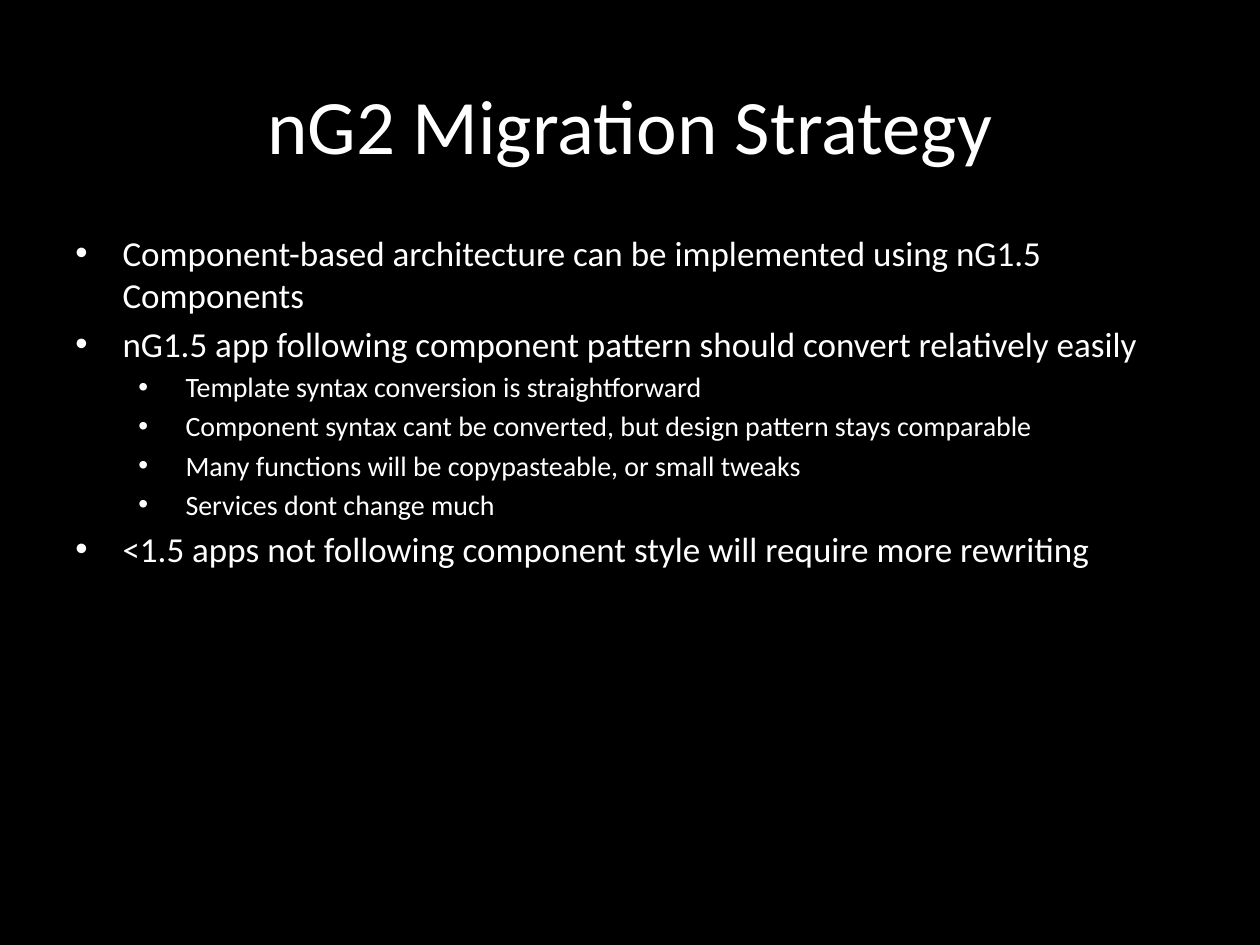
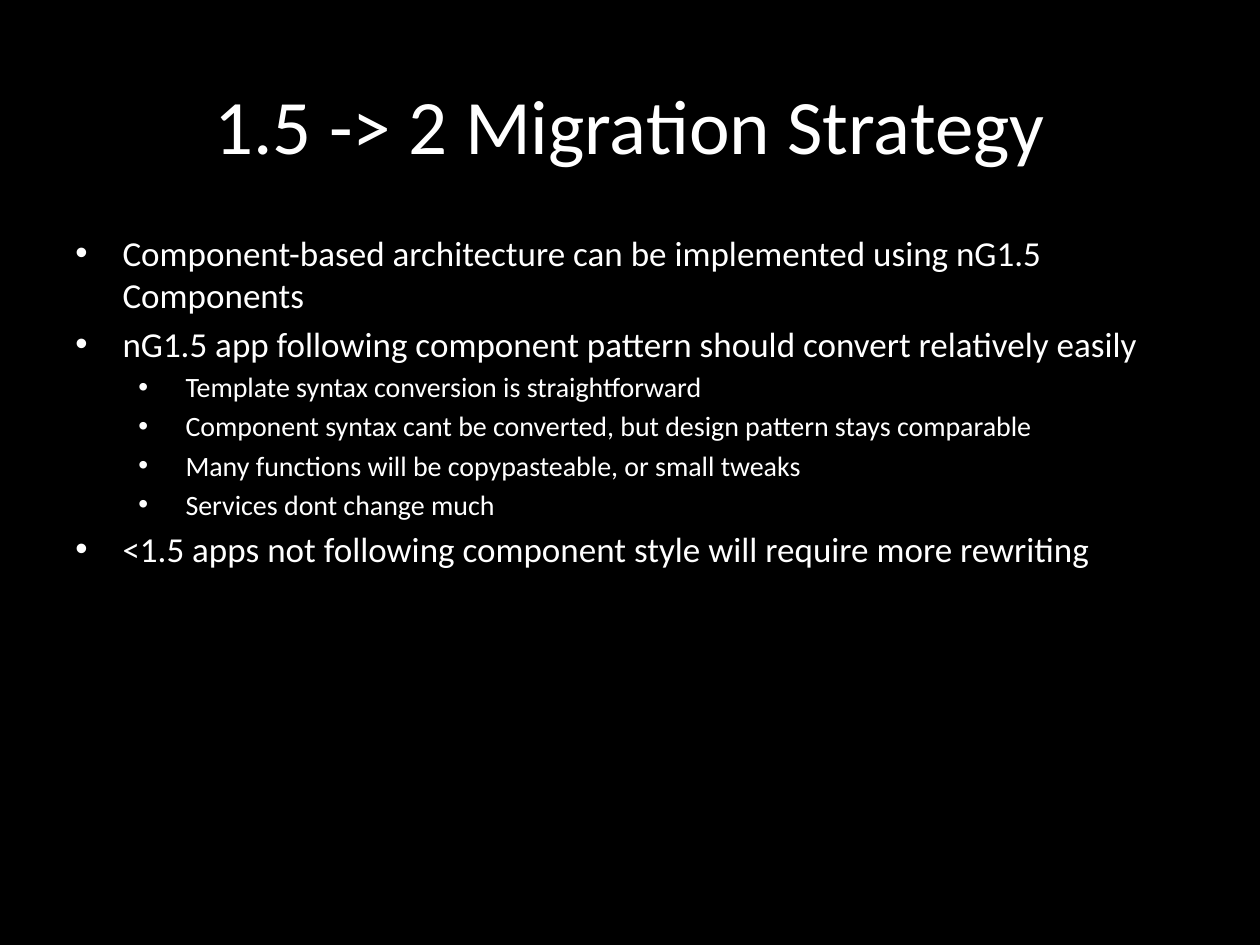
Before and after one commit to eliasjames/training-angular, a slide deck: slide 16 of slides/Angular Slides Day 4.pptx. Drawn at 1260x945 pixels with LibreOffice and Linux fonts; fonts in the diff are those of the drawing. Boxes give left, top, right and bottom in pixels: in the first picture for what was removed or moved away, otherwise in the second. Text is boxed around its words. In the diff, an @@ line names an element or a change of style, - is before the commit and + after.

Commit message:
Slides

```diff
--- a/slides/Angular Slides Day 4.pptx
+++ b/slides/Angular Slides Day 4.pptx
@@ title at bbox=[214, 100, 1044, 168]: text changed @@
-nG2 Migration Strategy
+1.5 -> 2 Migration Strategy
```
Also in this commit, not shown: 12 slides added, 5 slides removed, 1 other file.
